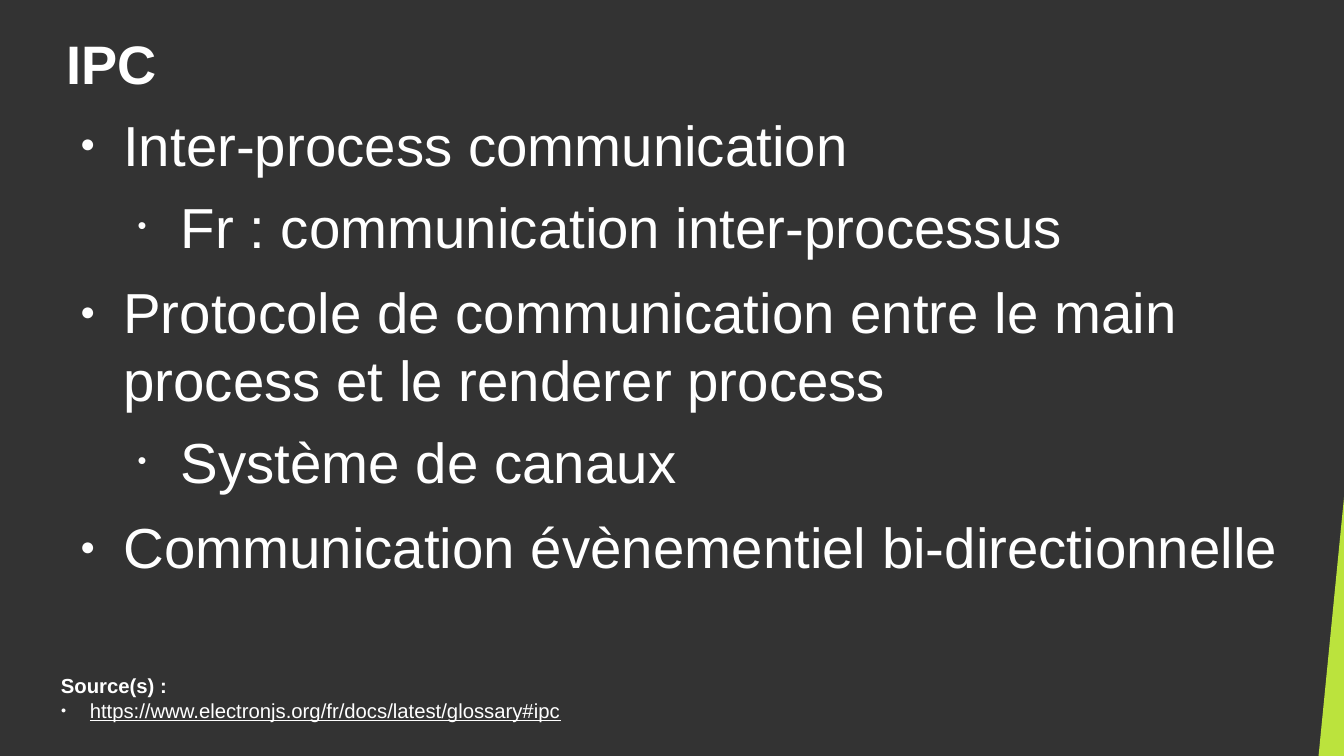
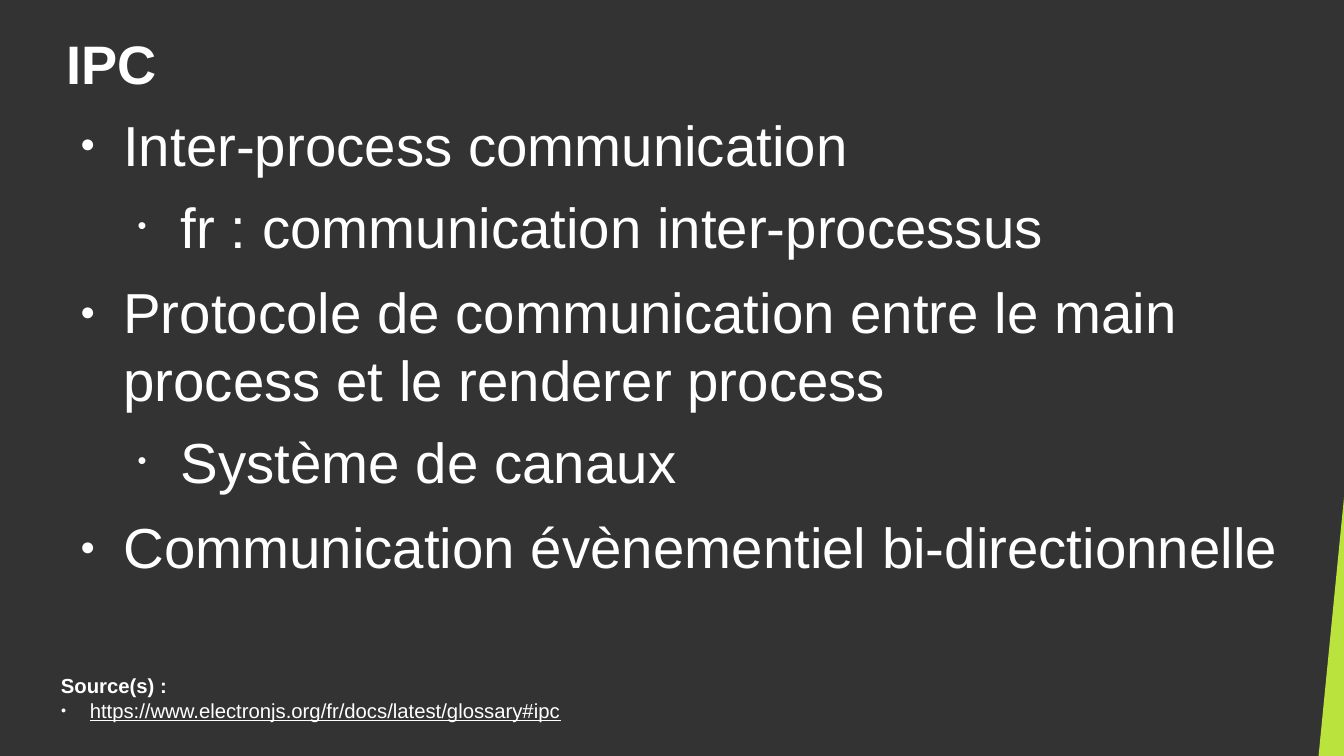
Before and after one commit to DanYellow/cours, a slide deck: slide 18 of developpement-front-s5/travaux-pratiques/numero-5/presentation.odp (slide 17 before the commit). Drawn at 1344x756 pixels with LibreOffice and Linux fonts; fonts in the diff are those of the drawing. Boxes give left, top, right and bottom in pixels: in the first picture for what was removed or moved away, otherwise in the second. Text is boxed around its words. In the diff, an @@ line names an element or a change of style, - is before the commit and + after.

```diff
--- a/developpement-front-s5/travaux-pratiques/numero-5/presentation.odp
+++ b/developpement-front-s5/travaux-pratiques/numero-5/presentation.odp
@@ text at box(181, 207, 1043, 258): text changed @@
-  • Fr : communication inter-processus
+  • fr : communication inter-processus
```
Also in this commit, not shown: 2 other slides changed, 1 slide added, 2 other files.
